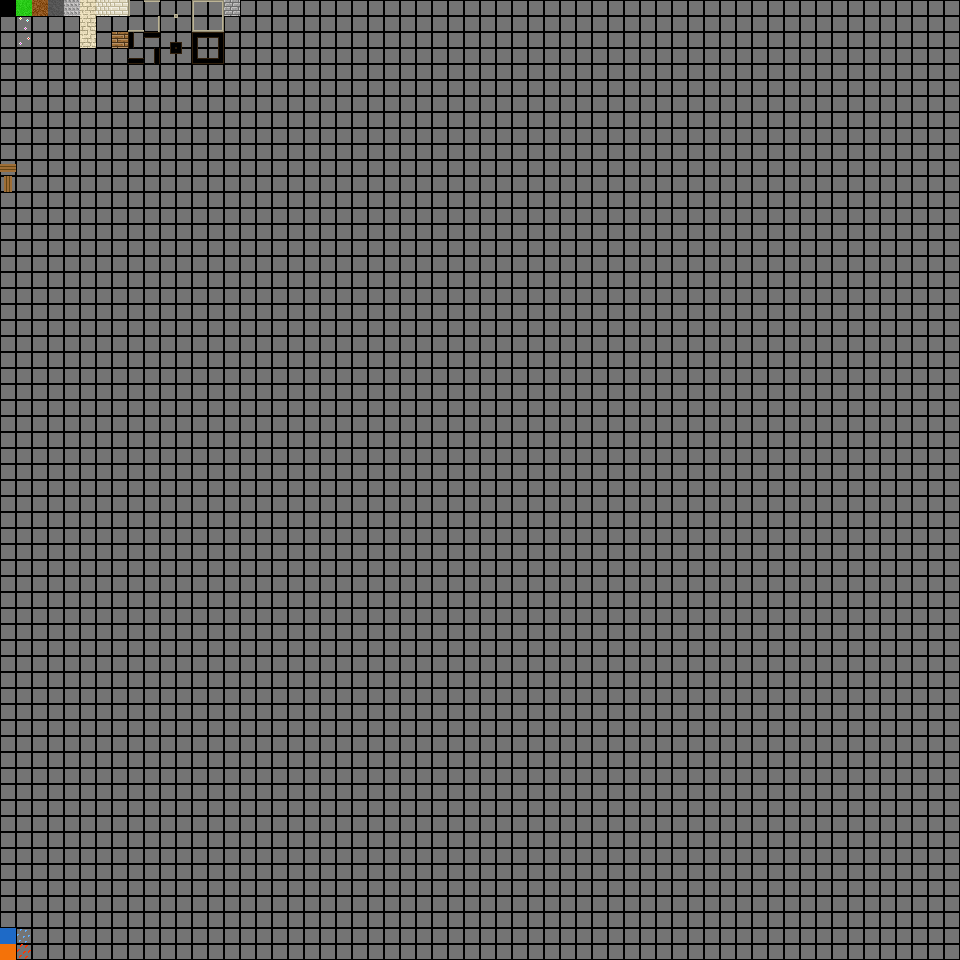
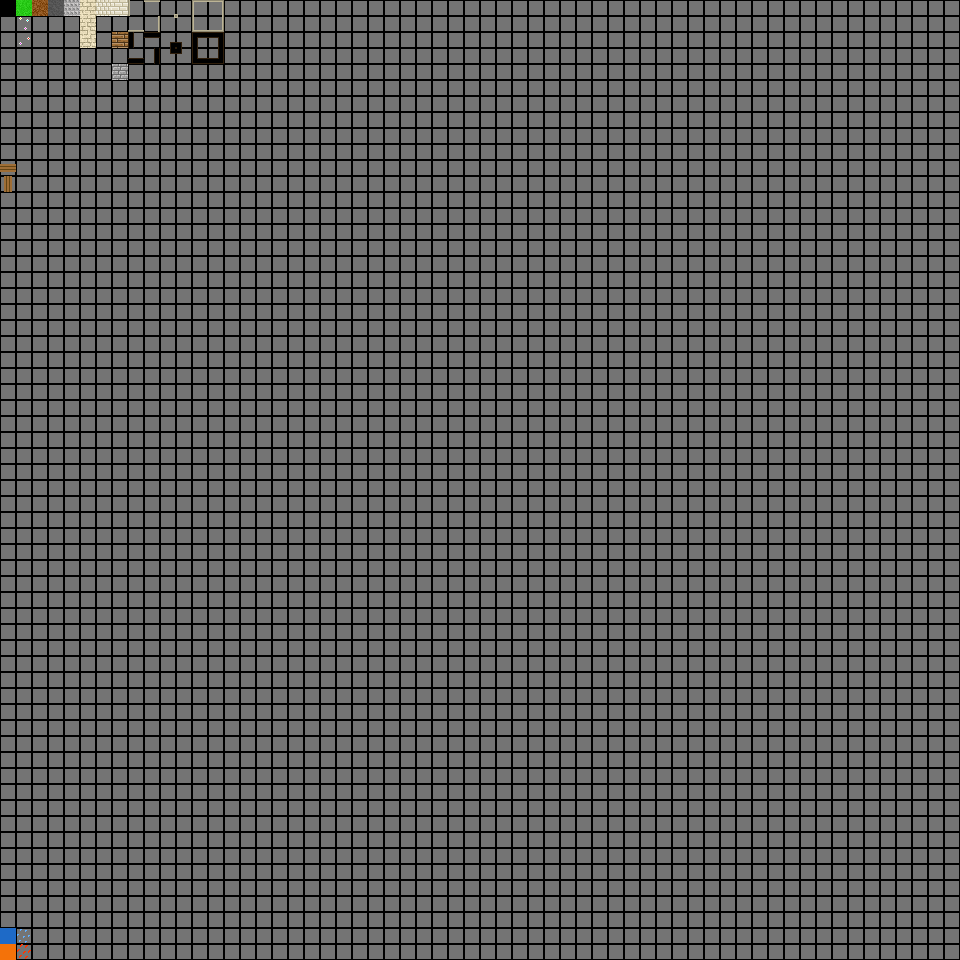
Two versions of the same layered image (960 x 960). Layer-by-layer changes:
painted on "Layer 11" over <box>112,0,240,80</box>
